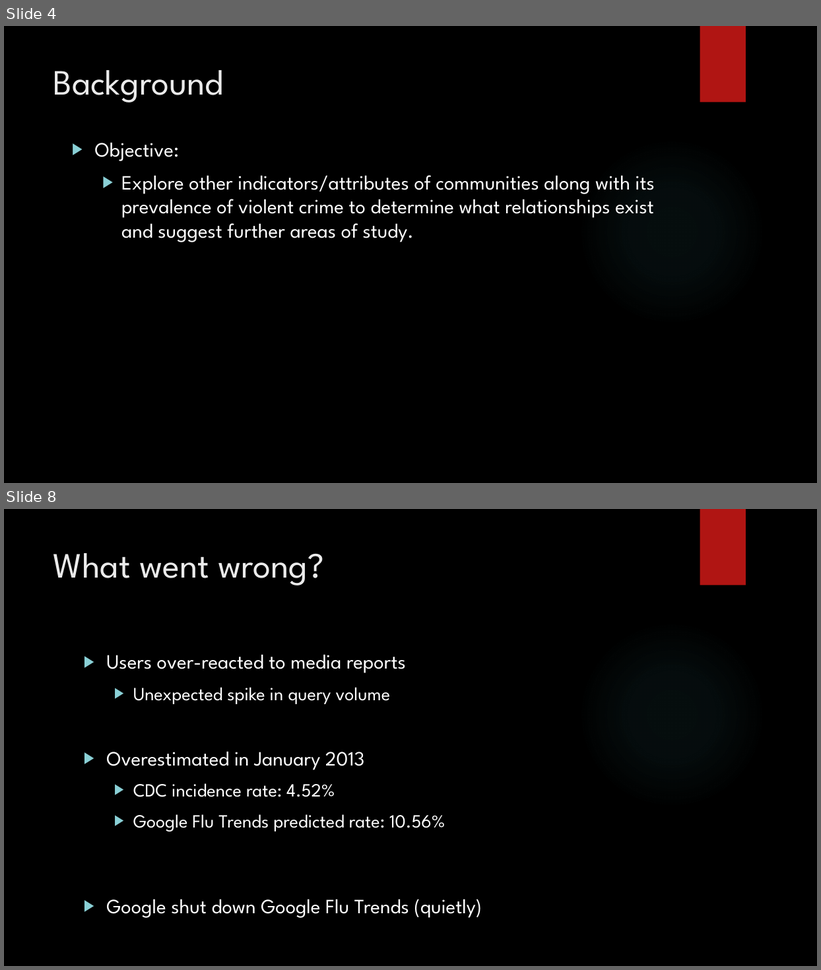
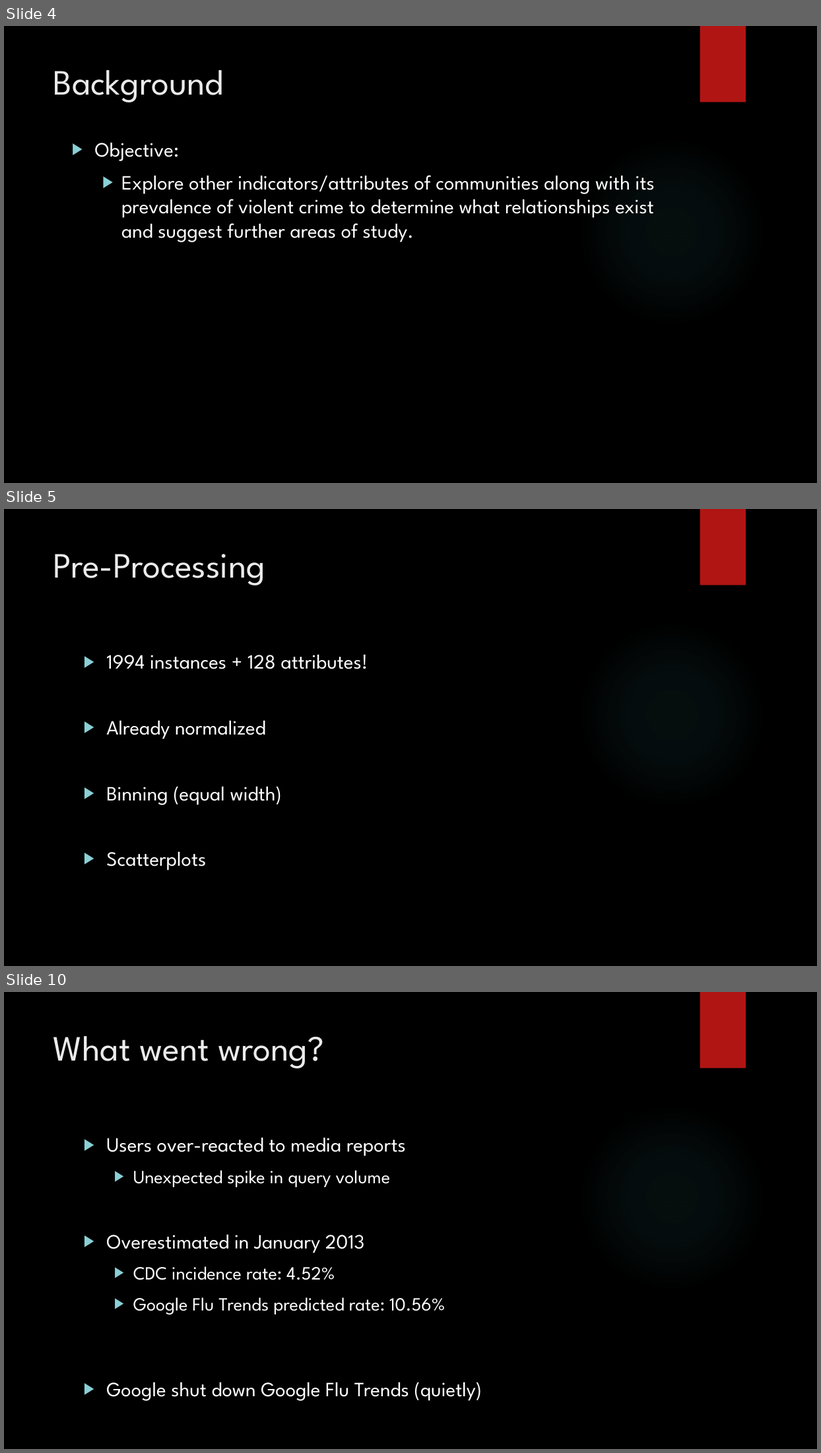
Before and after one commit to Polo08816/DataMining, a slide deck: GroupProject/GroupProject.pptx. Shown one above the other, each under a label of ours: slides 4 and 8 before the commit, slides 4, 5 and 10 after it; the slides between them are not shown. The pictures are 821x970 and 821x1453 pixels, drawn with LibreOffice and Linux fonts; fonts in the diff are those of the drawing; background and template pictures are left out. Boxes give left, top, right and bottom in pixels: in the first picture for what was removed or moved away, otherwise in the second. Text is boxed around its words. In the diff, an @@ line names an element or a change of style, - is before the commit and + after.

```diff
--- a/GroupProject/GroupProject.pptx
+++ b/GroupProject/GroupProject.pptx
@@ slide 5 added at [4,509,817,966], background picture (left out); not listed: 2 template elements that a slide beside it also shows @@
@@ title added at [54,554,265,586], 42 pt, text #EBEBEB @@
+Pre-Processing
@@ text added at [106,654,368,871], 24 pt, text #FFFFFF @@
+  ▶ 1994 instances + 128 attributes!
+  ▶ Already normalized
+  ▶ Binning (equal width)
+  ▶ Scatterplots
@@ what was slide 8 is now slide 10 @@
```
Also in this commit, not shown: 4 other slides added, 3 slides removed.
